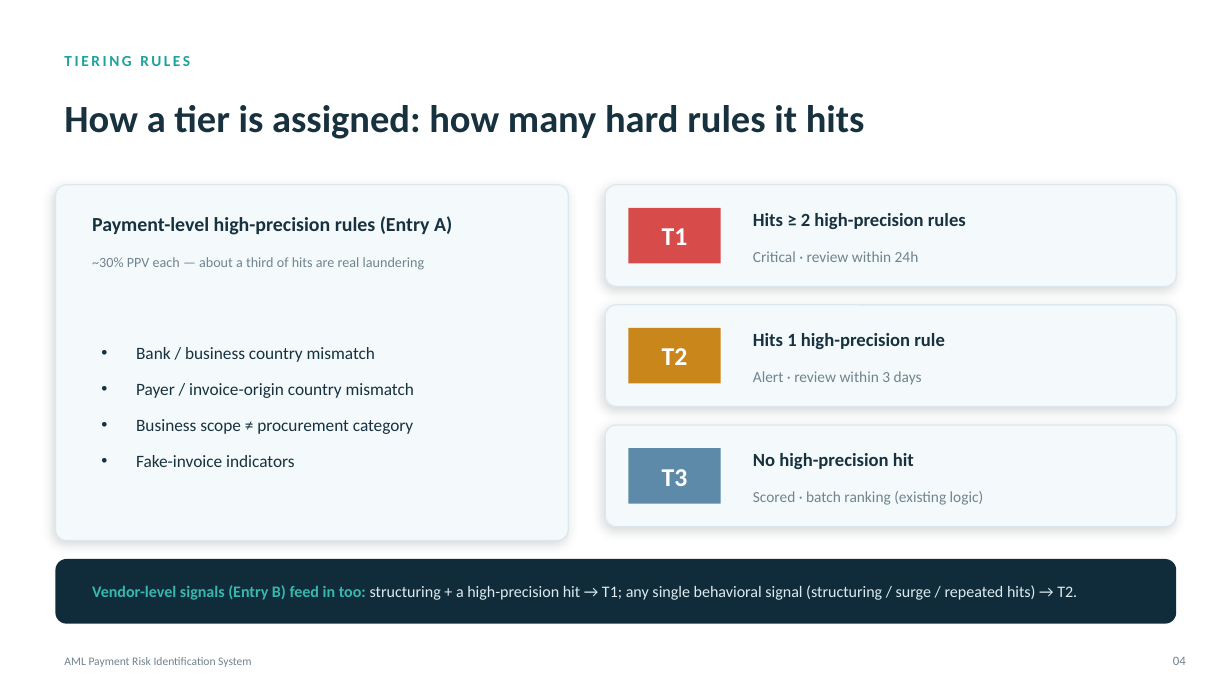
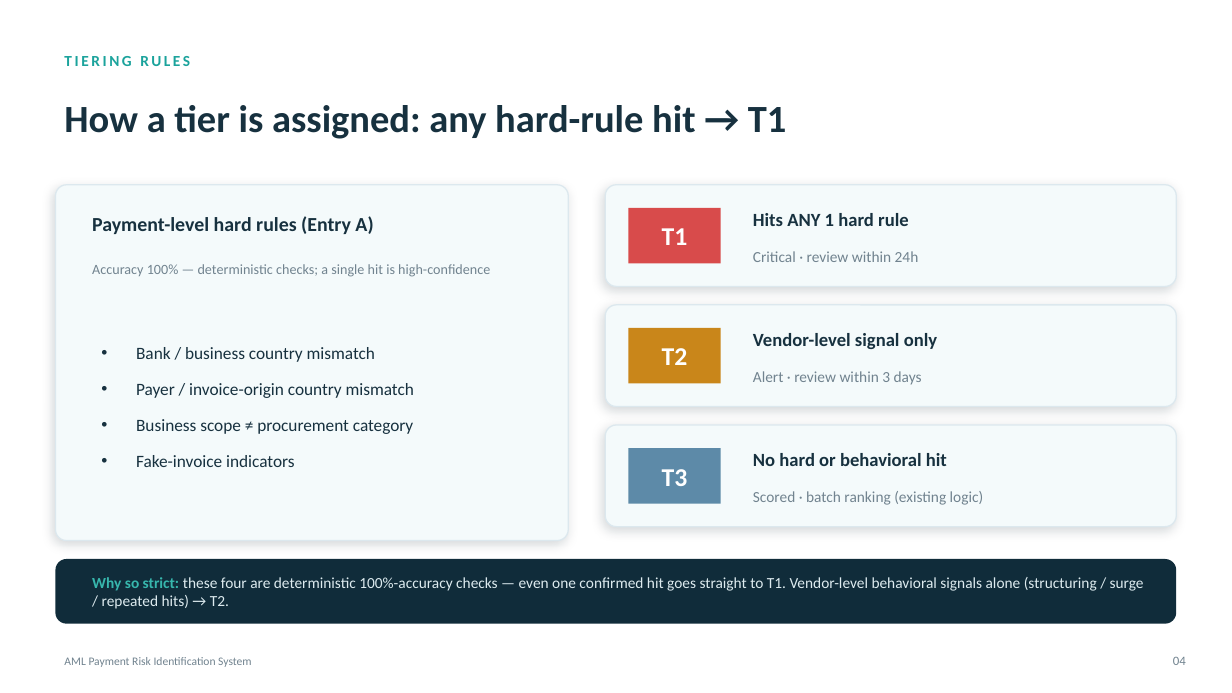
Before and after one commit to strangeromo-cloud/aml-backend, a slide deck: slide 4 of ppt/AML-System-Walkthrough-Legal-EN.pptx. Drawn at 1232x693 pixels with LibreOffice and Linux fonts; fonts in the diff are those of the drawing. Boxes give left, top, right and bottom in pixels: in the first picture for what was removed or moved away, otherwise in the second. Text is boxed around its words. In the diff, an @@ line names an element or a change of style, - is before the commit and + after.

```diff
--- a/ppt/AML-System-Walkthrough-Legal-EN.pptx
+++ b/ppt/AML-System-Walkthrough-Legal-EN.pptx
@@ text at [64, 105, 787, 139]: text changed @@
-How a tier is assigned: how many hard rules it hits
+How a tier is assigned: any hard-rule hit → T1
@@ text at [92, 216, 373, 234]: text changed @@
-Payment-level high-precision rules (Entry A)
+Payment-level hard rules (Entry A)
@@ text at [753, 213, 909, 226]: text changed @@
-Hits ≥ 2 high-precision rules
+Hits ANY 1 hard rule
@@ text at [92, 264, 490, 277]: text changed @@
-~30% PPV each — about a third of hits are real laundering
+Accuracy 100% — deterministic checks; a single hit is high-confidence
@@ text at [753, 333, 937, 349]: text changed @@
-Hits 1 high-precision rule
+Vendor-level signal only
@@ text at [753, 453, 947, 466]: text changed @@
-No high-precision hit
+No hard or behavioral hit
@@ text at [92, 577, 1144, 609]: text changed; size 12.5 to 12 pt @@
-Vendor-level signals (Entry B) feed in too: structuring + a high-precision hit → T1; any single behavioral signal (structuring / surge / repeated hits) → T2.
+Why so strict: these four are deterministic 100%-accuracy checks — even one confirmed hit goes straight to T1. Vendor-level behavioral signals alone (structuring / surge / repeated hits) → T2.
```
Also in this commit, not shown: 1 other slide changed, 3 other files.
